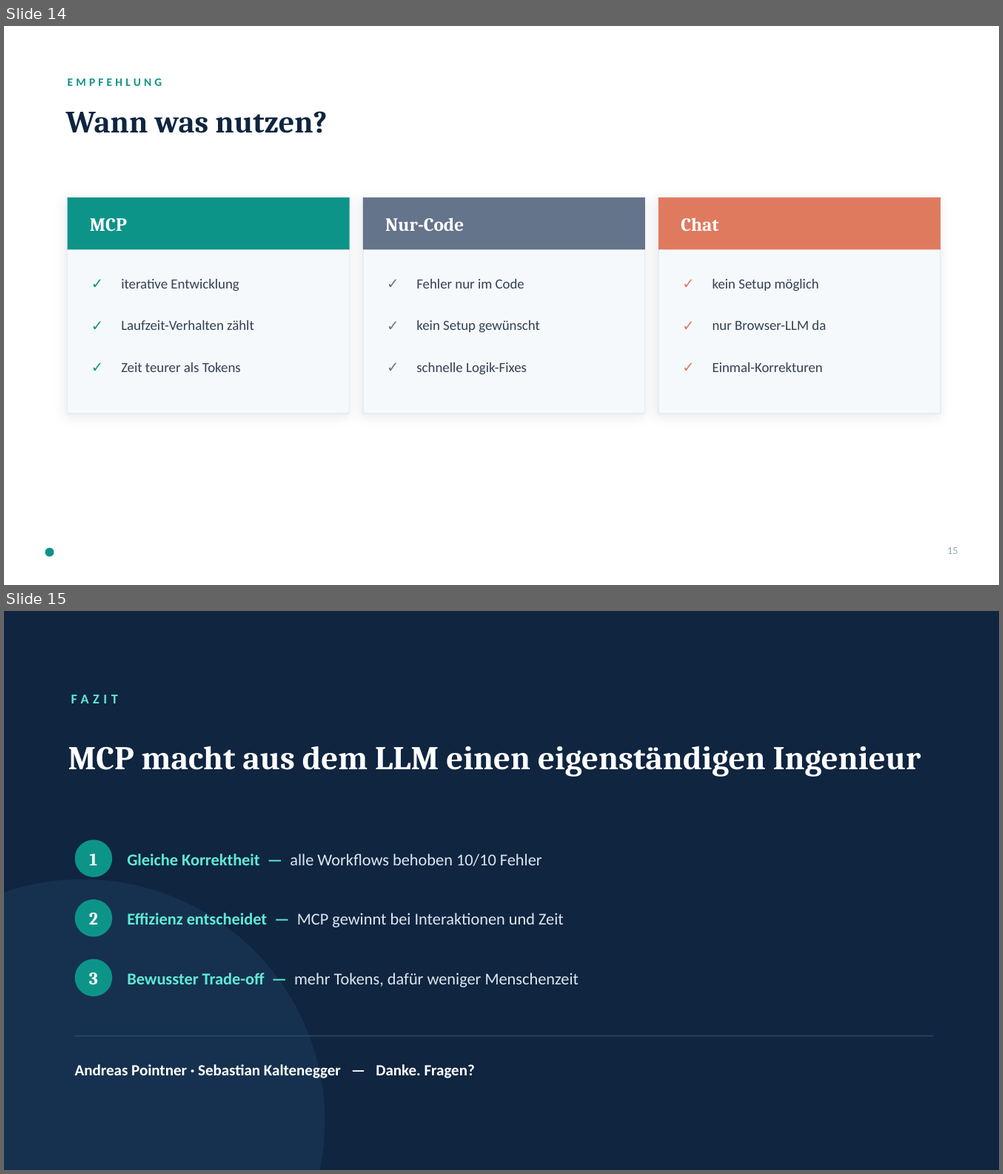
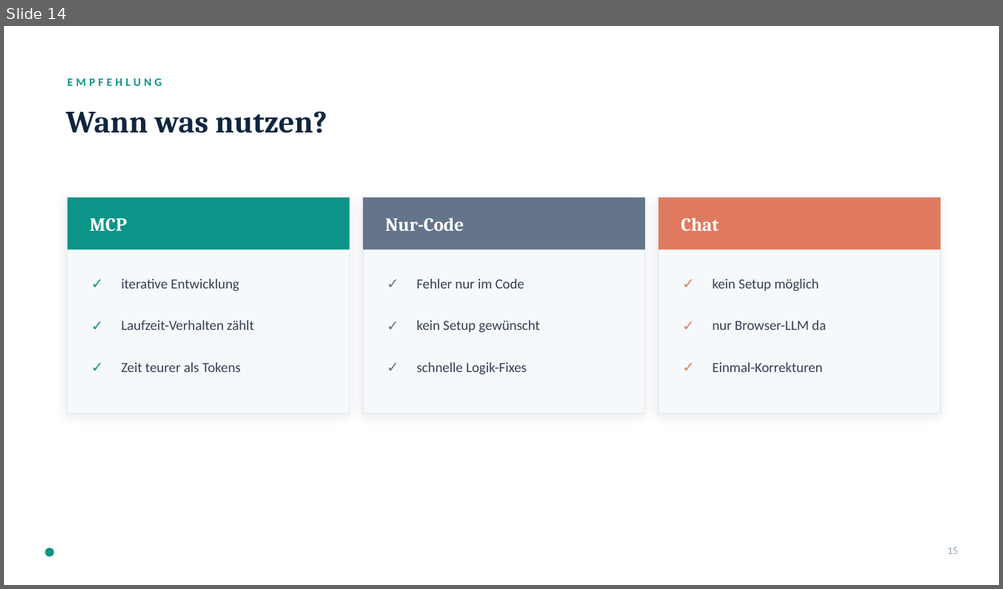
Before and after one commit to kis4-2026ss/projekt-bb-g2-pointner-kaltenegger, a slide deck: MCP_Praesentation.pptx _new.pptx. Shown one above the other, each under a label of ours: slides 14 and 15 before the commit, slide 14 after it. The pictures are 1003x1174 and 1003x589 pixels, drawn with LibreOffice and Linux fonts; fonts in the diff are those of the drawing. Boxes give left, top, right and bottom in pixels: in the first picture for what was removed or moved away, otherwise in the second. Text is boxed around its words. In the diff, an @@ line names an element or a change of style, - is before the commit and + after.

```diff
--- a/MCP_Praesentation.pptx _new.pptx
+++ b/MCP_Praesentation.pptx _new.pptx
@@ slide 15 removed at bbox=[4, 611, 999, 1170], background #0F2540 @@
@@ text removed at bbox=[71, 695, 118, 703] @@
-FAZIT
@@ text removed at bbox=[68, 746, 921, 777] @@
-MCP macht aus dem LLM einen eigenständigen Ingenieur
@@ ellipse removed at bbox=[75, 840, 112, 877] @@
@@ text removed at bbox=[89, 854, 97, 866] @@
-1
@@ text removed at bbox=[127, 854, 542, 866] @@
-Gleiche Korrektheit — alle Workflows behoben 10/10 Fehler
@@ ellipse removed at bbox=[4, 880, 325, 1170] @@
@@ ellipse removed at bbox=[75, 900, 112, 937] @@
@@ text removed at bbox=[89, 913, 98, 925] @@
-2
@@ text removed at bbox=[127, 913, 563, 928] @@
-Effizienz entscheidet — MCP gewinnt bei Interaktionen und Zeit
@@ ellipse removed at bbox=[75, 960, 112, 997] @@
@@ text removed at bbox=[89, 973, 98, 985] @@
-3
@@ text removed at bbox=[127, 973, 579, 988] @@
-Bewusster Trade-off — mehr Tokens, dafür weniger Menschenzeit
@@ line removed from (75, 1037) to (933, 1037) @@
@@ text removed at bbox=[75, 1065, 475, 1079] @@
-Andreas Pointner · Sebastian Kaltenegger — Danke. Fragen?
```
Also in this commit, not shown: 2 slides changed.
